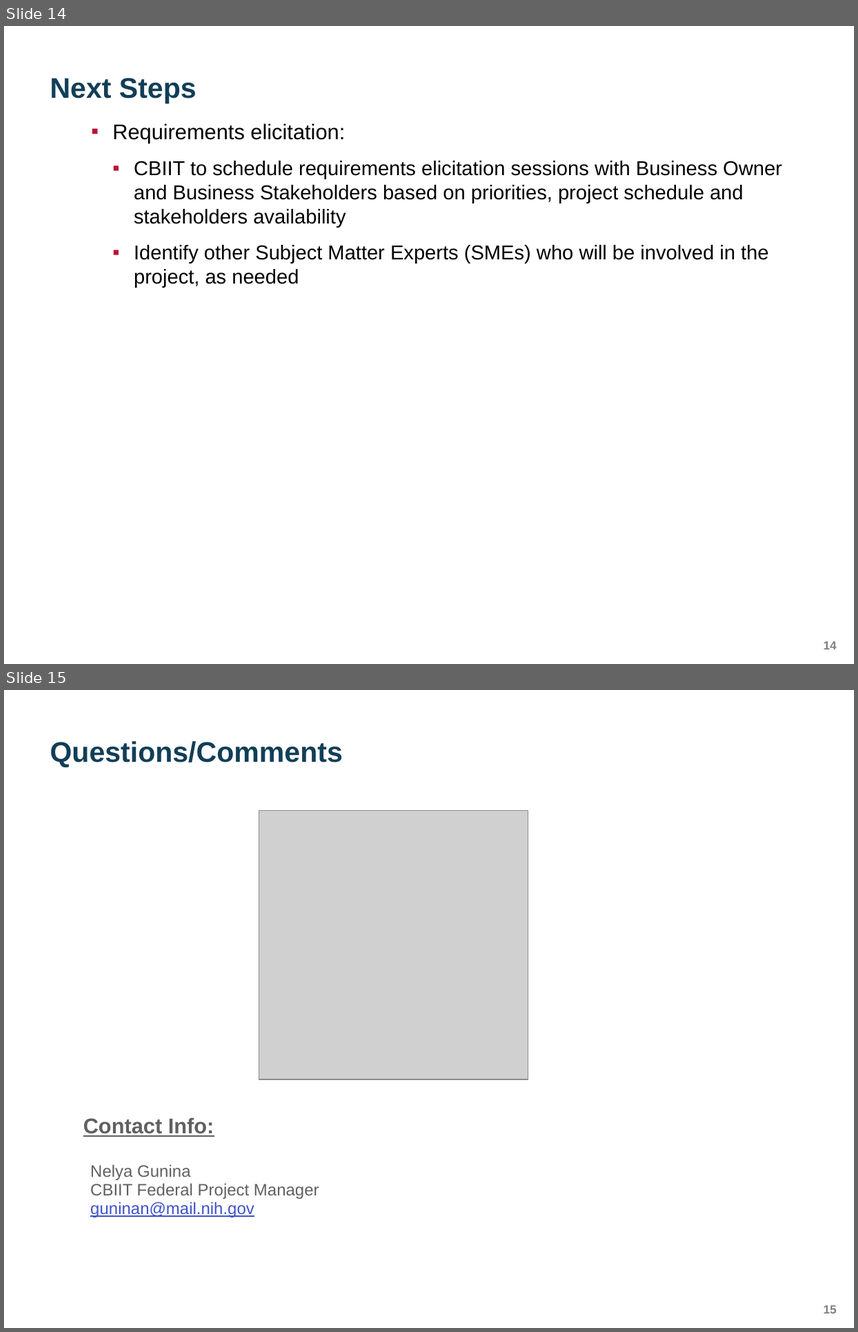
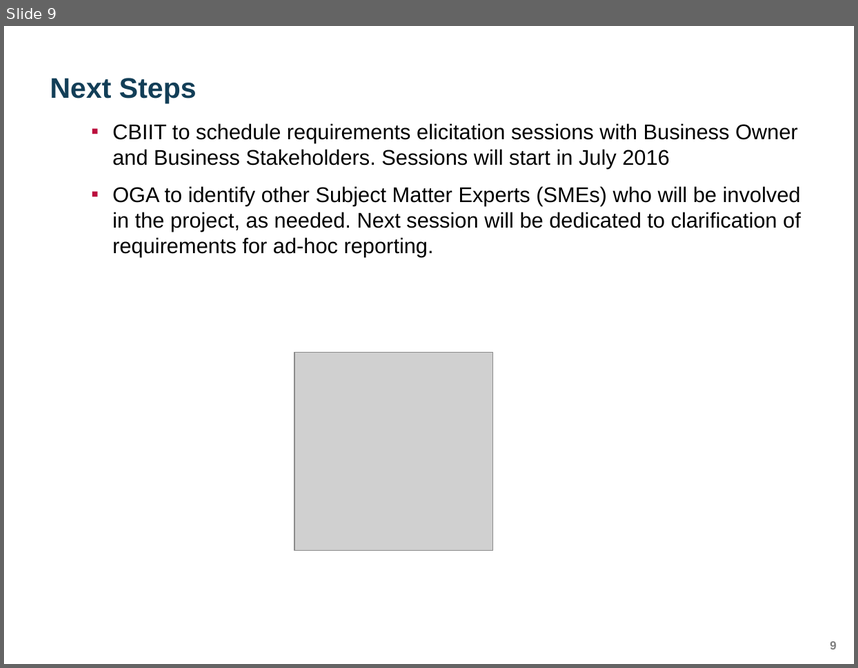
Before and after one commit to yaoh4/greensheets_classic, a slide deck: Requirements/Presentations/GreenSheets OGA presentation_version 1.pptx. Shown one above the other, each under a label of ours: slides 14 and 15 before the commit, slide 9 after it. The pictures are 858x1332 and 858x668 pixels, drawn with LibreOffice and Linux fonts; fonts in the diff are those of the drawing; grey boxes stand for pictures; background and template pictures are left out. Boxes give left, top, right and bottom in pixels: in the first picture for what was removed or moved away, otherwise in the second. Text is boxed around its words. In the diff, an @@ line names an element or a change of style, - is before the commit and + after.

```diff
--- a/Requirements/Presentations/GreenSheets OGA presentation_version 1.pptx
+++ b/Requirements/Presentations/GreenSheets OGA presentation_version 1.pptx
@@ slide 15 removed at (4,690,854,1328), background #FFFFFF; not listed: 1 template element that a slide beside it also shows @@
@@ title removed at (50,741,343,767) @@
-Questions/Comments
@@ picture removed at (259,811,528,1079) @@
@@ text removed at (83,1117,214,1136) @@
-Contact Info:
@@ table removed at (82,1158,708,1251), 1 rows, 3 columns @@
-Nelya Gunina / CBIIT Federal Project Manager / guninan@mail.nih.gov |  | 
@@ what was slide 14 is now slide 9 @@
@@ slide 9 changed as well @@
@@ text at (112,123,801,256): text changed; size 17 to 18 pt @@
-    ▪ Requirements elicitation:
-      ▪ CBIIT to schedule requirements elicitation sessions with Business Owner and Business Stakeholders based on priorities, project schedule and stakeholders availability
-      ▪ Identify other Subject Matter Experts (SMEs) who will be involved in the project, as needed
+    ▪ CBIIT to schedule requirements elicitation sessions with Business Owner and Business Stakeholders. Sessions will start in July 2016
+    ▪ OGA to identify other Subject Matter Experts (SMEs) who will be involved in the project, as needed. Next session will be dedicated to clarification of requirements for ad-hoc reporting.
@@ picture added at (294,352,493,550) @@
@@ page number at (830,641,837,649): text changed @@
-14
+9
```
Also in this commit, not shown: 3 other slides changed, 4 slides added, 9 other slides removed.
